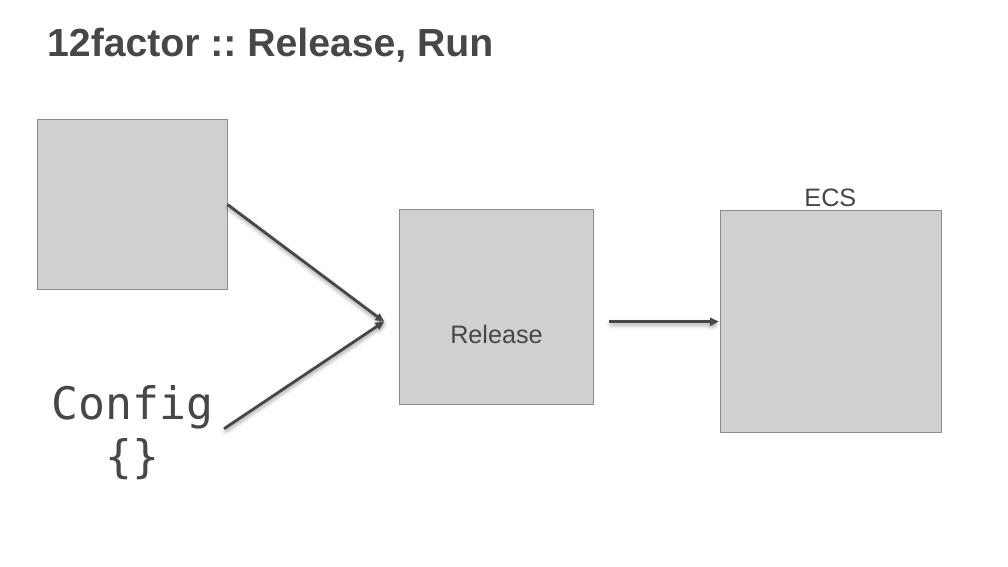
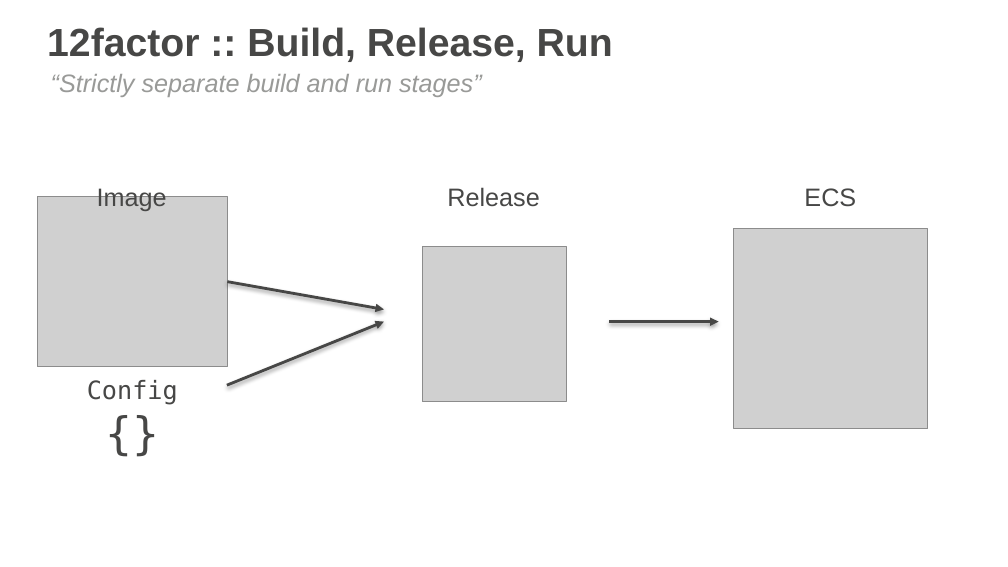
Before and after one commit to remind101/reInvent-2015, a slide deck: slide 26 of slides/slides-loft.pptx (slide 25 before the commit). Drawn at 1008x567 pixels with LibreOffice and Linux fonts; fonts in the diff are those of the drawing; grey boxes stand for pictures; background and template pictures are left out. Boxes give left, top, right and bottom in pixels: in the first picture for what was removed or moved away, otherwise in the second. Text is boxed around its words. In the diff, an @@ line names an element or a change of style, - is before the commit and + after.

Commit message:
Add newer images

```diff
--- a/slides/slides-loft.pptx
+++ b/slides/slides-loft.pptx
@@ title at <box>47,27,613,62</box>: text changed @@
-12factor :: Release, Run
+12factor :: Build, Release, Run
@@ text added at <box>51,74,482,97</box>, 18 pt, text #999A98, italic @@
+“Strictly separate build and run stages”
@@ text "Release": place and size @@
-text "Release" at <box>450,325,542,343</box>
+text "Release" at <box>447,187,539,207</box>
@@ picture: place and size @@
-picture at <box>37,120,228,290</box>
+picture at <box>37,197,228,367</box>
@@ text added at <box>97,186,167,211</box>, 18 pt, text #474746 @@
+Image
@@ picture: place and size @@
-picture at <box>720,211,941,432</box>
+picture at <box>734,229,928,429</box>
@@ picture: place and size @@
-picture at <box>399,210,594,404</box>
+picture at <box>422,247,566,402</box>
@@ arrow moved from (228, 205) - (384, 322) to (228, 281) - (384, 309) @@
@@ arrow moved from (224, 428) - (384, 322) to (227, 385) - (384, 322) @@
@@ text "Config": place and size @@
-text "Config" at <box>51,385,213,429</box>
+text "Config" at <box>87,380,178,405</box>
@@ text at <box>87,380,178,405</box>: size 32 to 18 pt in "Config" @@
```
Also in this commit, not shown: 18 other slides changed, 1 other file.
